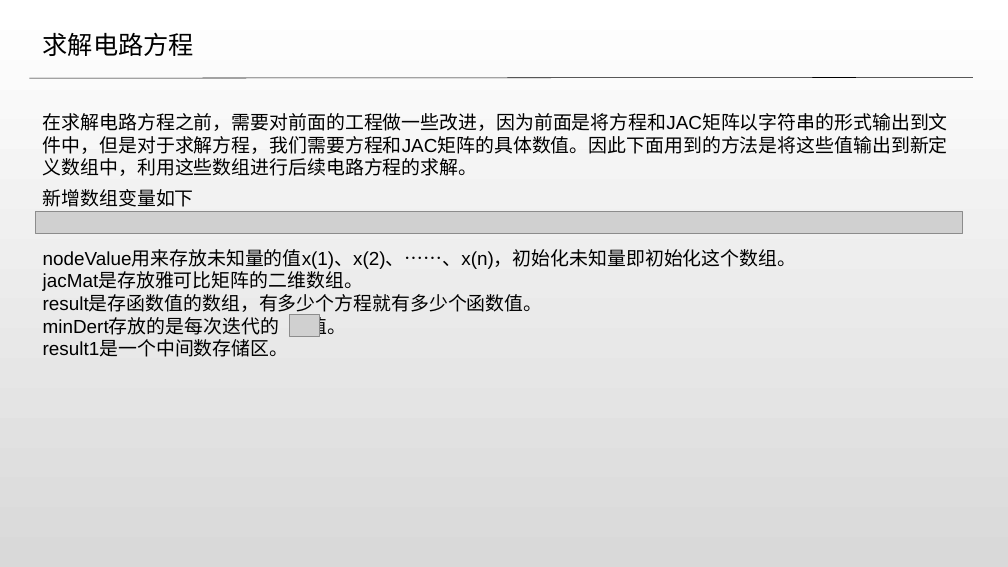
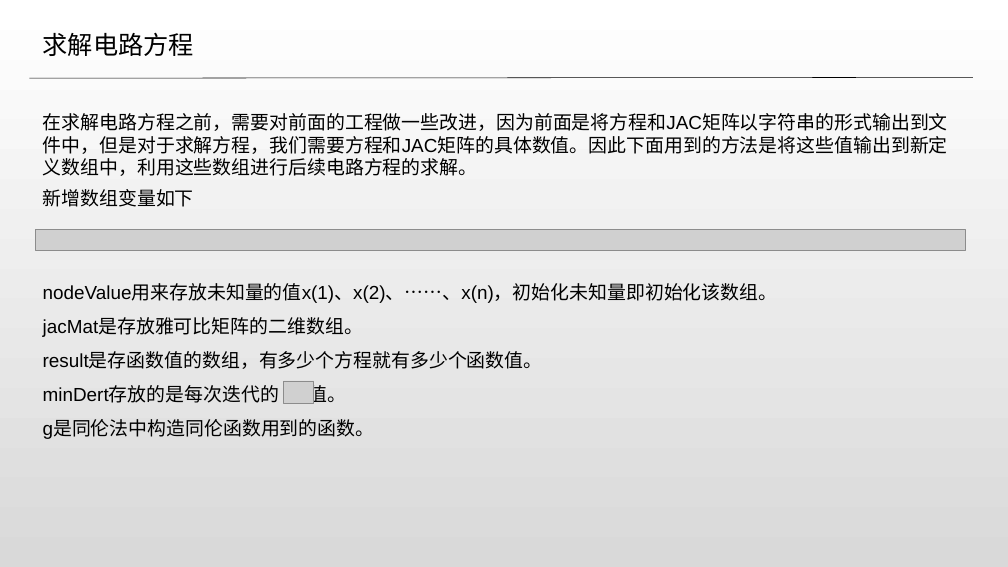
Before and after one commit to fyh126777/parser, a slide deck: slide 17 of 假期作业总结.pptx (slide 18 before the commit). Drawn at 1008x567 pixels with LibreOffice and Linux fonts; fonts in the diff are those of the drawing; grey boxes stand for pictures. Boxes give left, top, right and bottom in pixels: in the first picture for what was removed or moved away, otherwise in the second. Text is boxed around its words. In the diff, an @@ line names an element or a change of style, - is before the commit and + after.

```diff
--- a/假期作业总结.pptx
+++ b/假期作业总结.pptx
@@ picture removed at bbox=[36, 211, 963, 233] @@
@@ picture added at bbox=[36, 229, 966, 250] @@
@@ text "nodeValue用来存放未知量的值x(1)、x(2)、……、x(n)，初始化未知量即初始化该数组。": place and size @@
-text "nodeValue用来存放未知量的值x(1)、x(2)、……、x(n)，初始化未知量即初始化该数组。" at bbox=[43, 250, 797, 357]
+text "nodeValue用来存放未知量的值x(1)、x(2)、……、x(n)，初始化未知量即初始化该数组。" at bbox=[43, 284, 778, 404]
@@ text at bbox=[43, 284, 778, 303]: text changed @@
-nodeValue用来存放未知量的值x(1)、x(2)、……、x(n)，初始化未知量即初始化这个数组。
+nodeValue用来存放未知量的值x(1)、x(2)、……、x(n)，初始化未知量即初始化该数组。
@@ text at bbox=[43, 318, 543, 404]: line spacing 1 to 1.5 @@
@@ picture removed at bbox=[290, 314, 320, 336] @@
@@ text at bbox=[43, 341, 289, 357]: text changed @@
-result1是一个中间数存储区。
+g是同伦法中构造同伦函数用到的函数。
@@ picture added at bbox=[284, 381, 314, 403] @@
```
Also in this commit, not shown: 5 other slides changed, 1 slide added, 3 slides removed.
